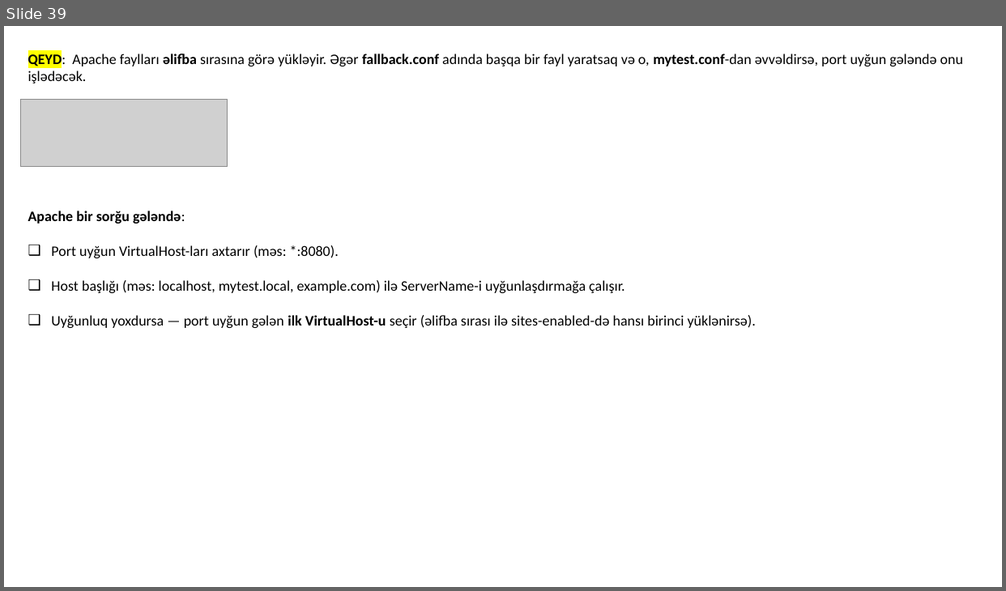
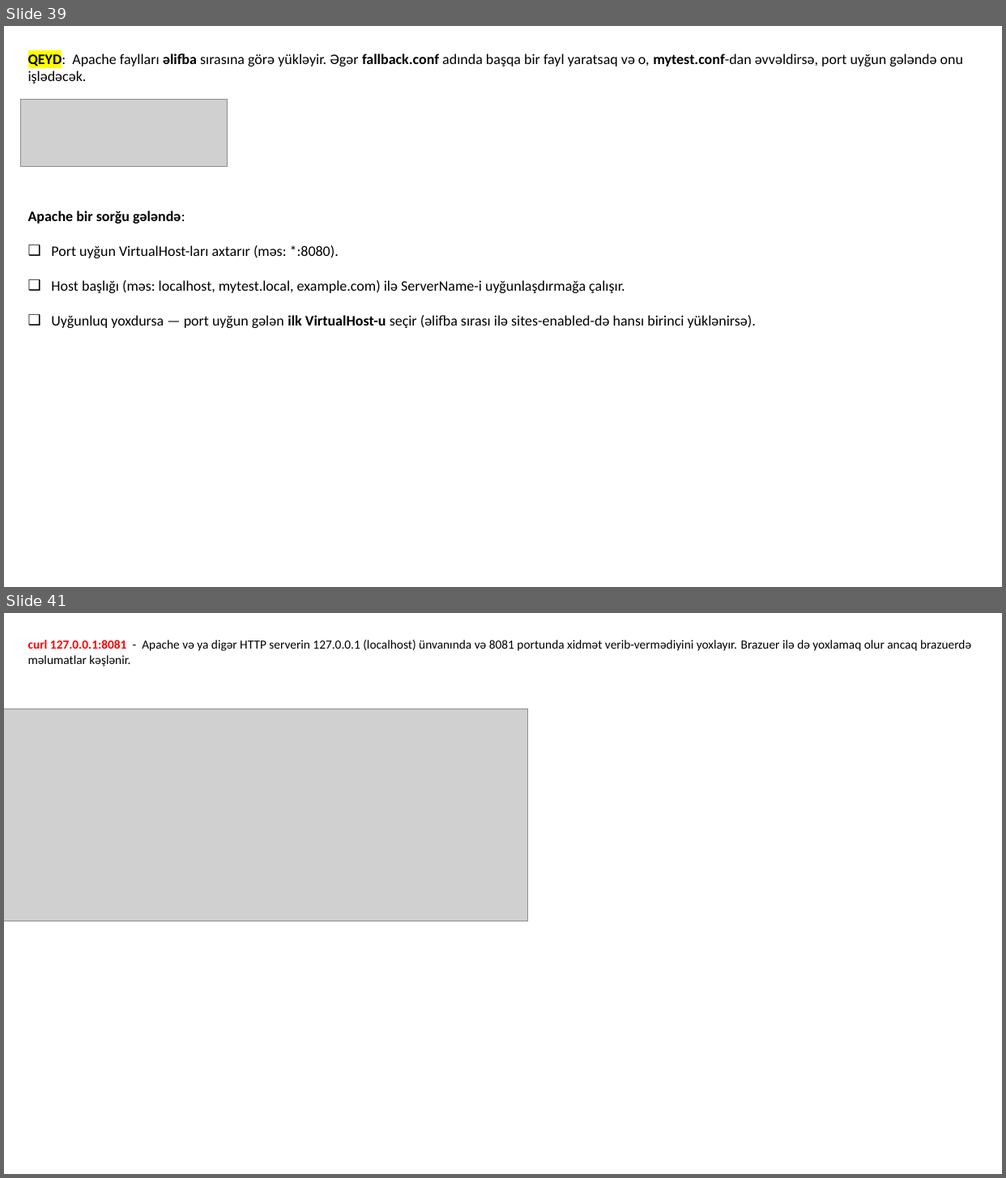
Before and after one commit to codeurient/DevOps, a slide deck: .lessons/Practice.pptx. Shown one above the other, each under a label of ours: slide 39 before the commit, slides 39 and 41 after it; the slides between them are not shown. The pictures are 1006x591 and 1006x1178 pixels, drawn with LibreOffice and Linux fonts; fonts in the diff are those of the drawing; grey boxes stand for pictures. Boxes give left, top, right and bottom in pixels: in the first picture for what was removed or moved away, otherwise in the second. Text is boxed around its words. In the diff, an @@ line names an element or a change of style, - is before the commit and + after.

```diff
--- a/.lessons/Practice.pptx
+++ b/.lessons/Practice.pptx
@@ slide 41 added at (4, 613, 1002, 1174), background #FFFFFF @@
@@ text added at (28, 640, 971, 666), 12 pt, text #000000 @@
+curl 127.0.0.1:8081 - Apache və ya digər HTTP serverin 127.0.0.1 (localhost) ünvanında və 8081 portunda xidmət verib-vermədiyini yoxlayır. Brazuer ilə də yoxlamaq olur ancaq brazuerdə məlumatlar kəşlənir.
@@ picture added at (4, 709, 528, 922) @@
```
Also in this commit, not shown: 5 other slides added, 6 slides removed, 1 other file.
